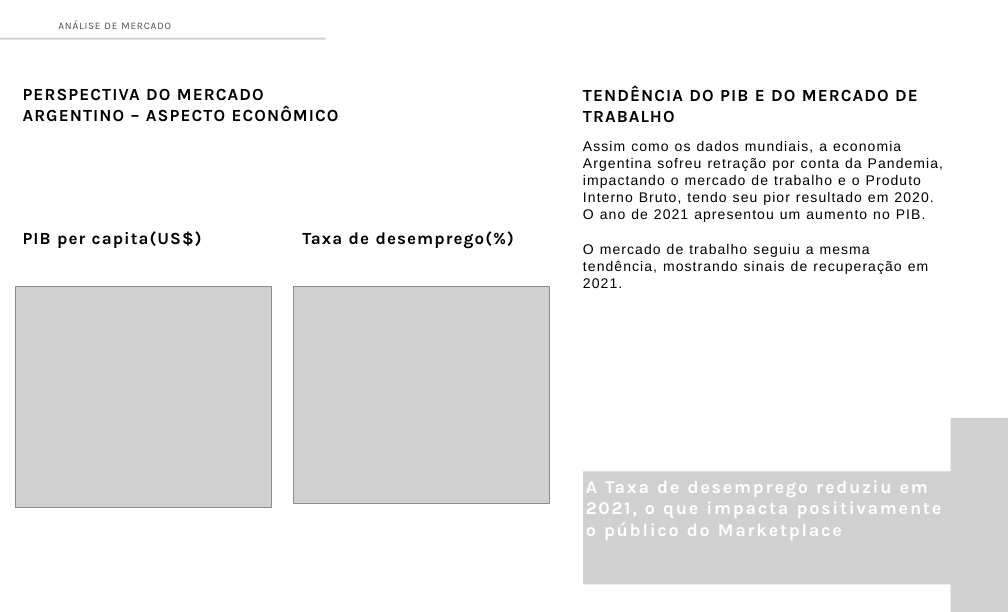
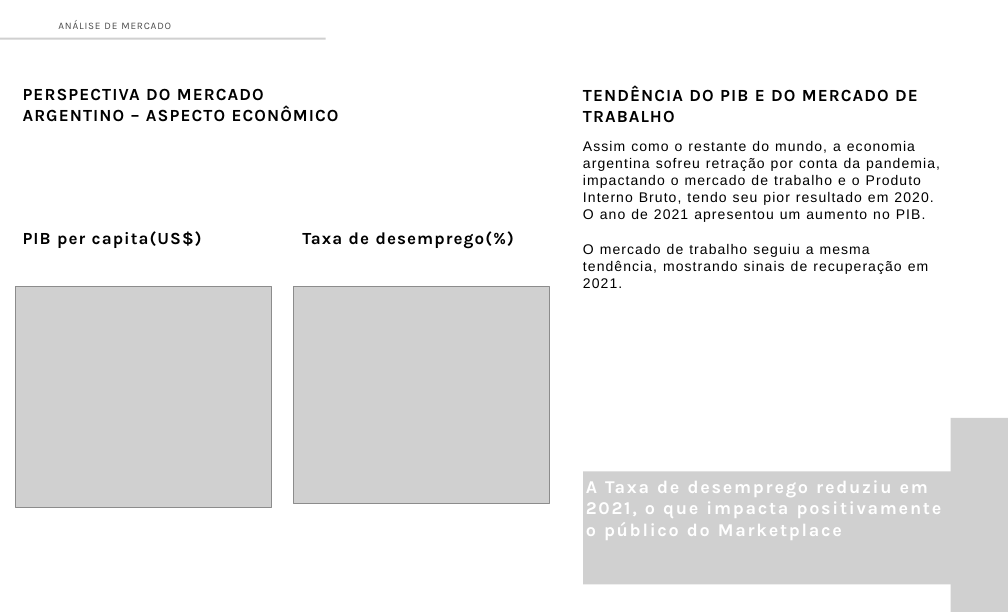
Before and after one commit to AndreBertollo/Desafio-Mercado-Livre, a slide deck: slide 6 of Apresentação/Estudo de Mercado - Aderência Meli Mercado Argentino.pptx. Drawn at 1008x612 pixels with LibreOffice and Linux fonts; fonts in the diff are those of the drawing; grey boxes stand for pictures. Boxes give left, top, right and bottom in pixels: in the first picture for what was removed or moved away, otherwise in the second. Text is boxed around its words. In the diff, an @@ line names an element or a change of style, - is before the commit and + after.

```diff
--- a/Apresentação/Estudo de Mercado - Aderência Meli Mercado Argentino.pptx
+++ b/Apresentação/Estudo de Mercado - Aderência Meli Mercado Argentino.pptx
@@ text at bbox=[583, 141, 940, 222]: text changed @@
-Assim como os dados mundiais, a economia Argentina sofreu retração por conta da Pandemia, impactando o mercado de trabalho e o Produto Interno Bruto, tendo seu pior resultado em 2020. O ano de 2021 apresentou um aumento no PIB.
+Assim como o restante do mundo, a economia argentina sofreu retração por conta da pandemia, impactando o mercado de trabalho e o Produto Interno Bruto, tendo seu pior resultado em 2020. O ano de 2021 apresentou um aumento no PIB.
```
Also in this commit, not shown: 18 other slides changed, 1 other file.
